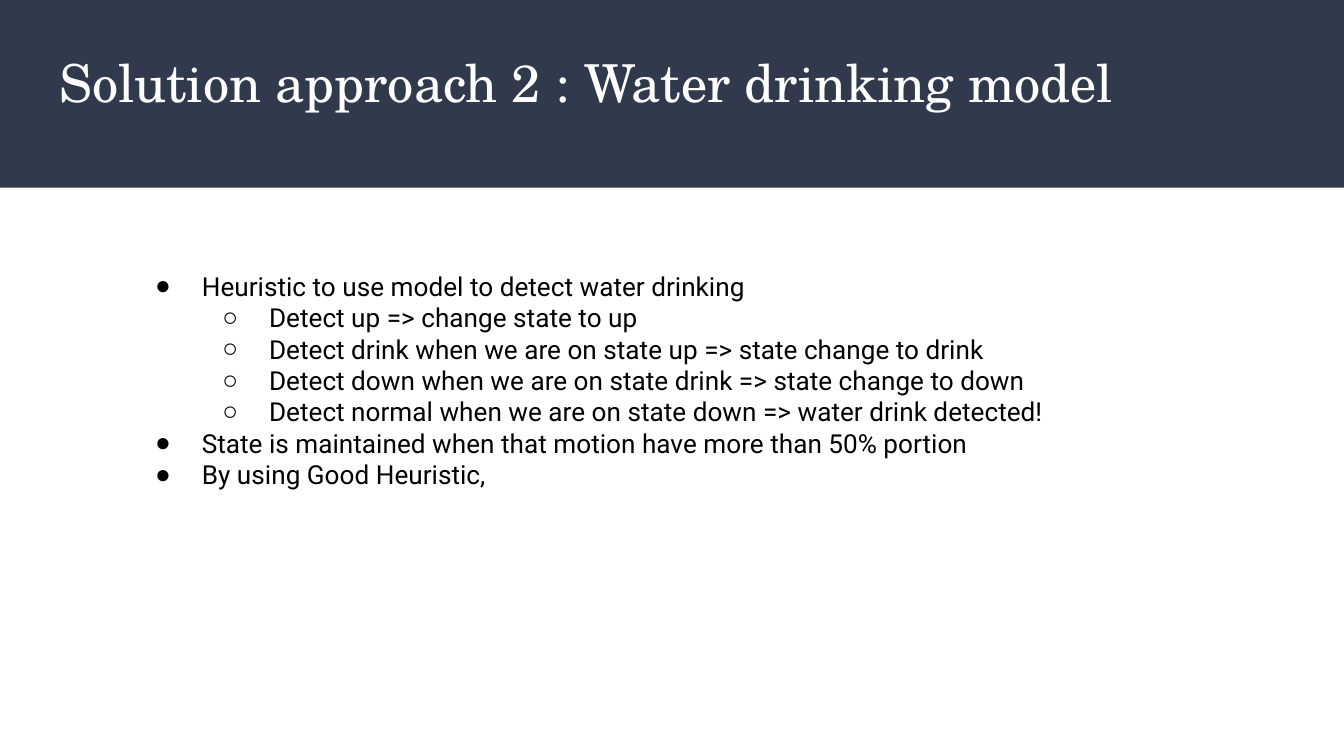
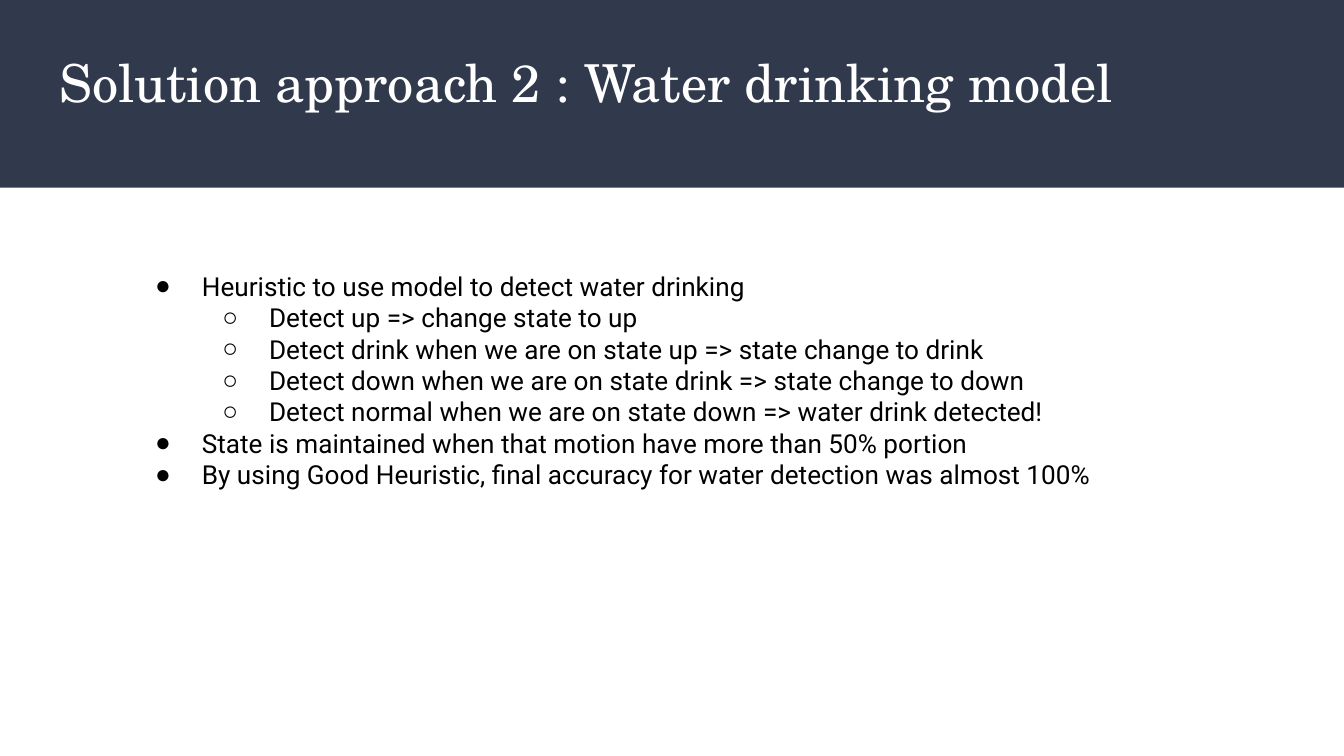
Before and after one commit to HealthBuzzz/2020-2-Mobile-computing-Team-2, a slide deck: slide 17 of Team 2 - Final(Real).pptx. Drawn at 1344x756 pixels with LibreOffice and Linux fonts; fonts in the diff are those of the drawing. Boxes give left, top, right and bottom in pixels: in the first picture for what was removed or moved away, otherwise in the second. Text is boxed around its words. In the diff, an @@ line names an element or a change of style, - is before the commit and + after.

Commit message:
:pencil: ppt 59

```diff
--- a/Team 2 - Final(Real).pptx
+++ b/Team 2 - Final(Real).pptx
@@ text at <box>202,464,1089,490</box>: text changed @@
-● By using Good Heuristic,
+● By using Good Heuristic, final accuracy for water detection was almost 100%
```
